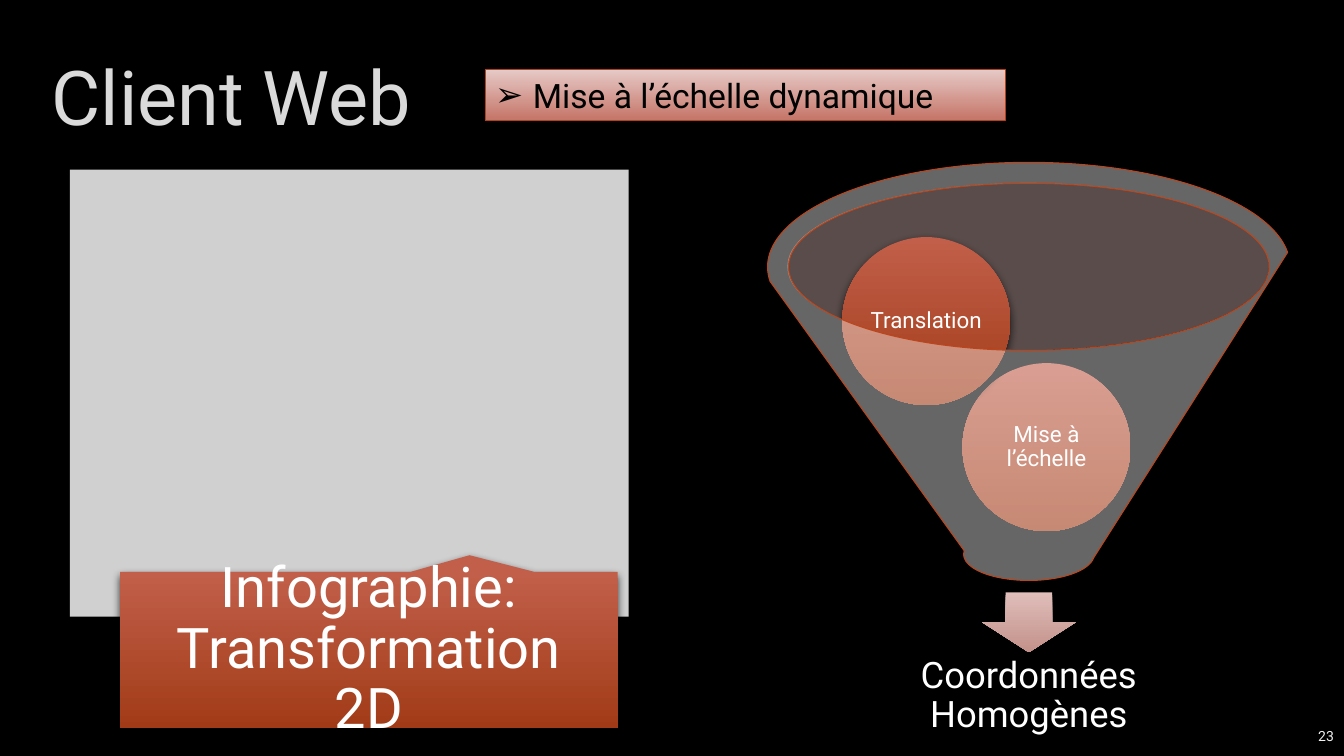
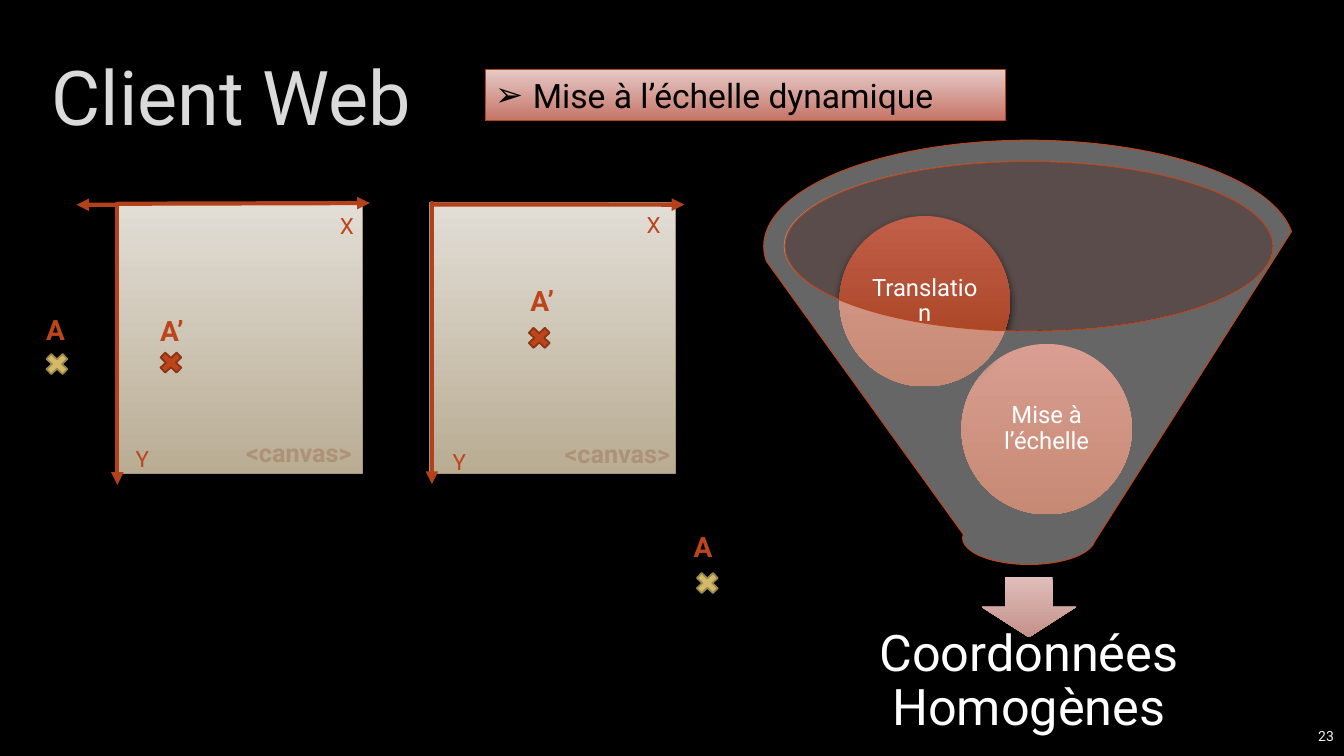
Before and after one commit to CyrilPy/BadMonkey, a slide deck: slide 23 of Gestion projet/Projet intégration robotique – IMERIR.pptx. Drawn at 1344x756 pixels with LibreOffice and Linux fonts; fonts in the diff are those of the drawing; grey boxes stand for pictures; background and template pictures are left out. Boxes give left, top, right and bottom in pixels: in the first picture for what was removed or moved away, otherwise in the second. Text is boxed around its words. In the diff, an @@ line names an element or a change of style, - is before the commit and + after.

```diff
--- a/Gestion projet/Projet intégration robotique – IMERIR.pptx
+++ b/Gestion projet/Projet intégration robotique – IMERIR.pptx
@@ funnel: place and size @@
-funnel at <box>768,162,1292,581</box>
+funnel at <box>764,140,1295,565</box>
@@ picture removed at <box>70,169,628,617</box> @@
@@ ellipse: place and size @@
-ellipse at <box>787,182,1269,350</box>
+ellipse at <box>784,161,1273,331</box>
@@ arrow added from (117, 205) to (77, 205), #B4421A 3 pt @@
@@ rectangle added at <box>117,203,363,473</box>, fill gradient #E3DFD6 to #B9AD94, outline #A59675 0.75 pt @@
@@ arrow added from (117, 204) to (370, 203), #B4421A 3 pt @@
@@ arrow added from (117, 204) to (117, 485), #B4421A 3 pt @@
@@ rectangle added at <box>430,203,676,473</box>, fill gradient #E3DFD6 to #B9AD94, outline #A59675 0.75 pt @@
@@ arrow added from (433, 205) to (685, 205), #B4421A 3 pt @@
@@ arrow added from (433, 203) to (433, 484), #B4421A 3 pt @@
@@ text added at <box>340,218,354,234</box>, 16 pt, text #BC451B @@
+X
@@ text added at <box>647,217,661,233</box>, 16 pt, text #BC451B @@
+X
@@ ellipse: place and size @@
-ellipse at <box>843,237,1011,405</box>
+ellipse at <box>840,216,1010,386</box>
@@ text "Translation" at <box>865,241,986,362</box>: size 16 to 17 pt @@
@@ text added at <box>530,290,554,311</box>, 20 pt, text #BC451B, bold @@
+A’
@@ text added at <box>46,320,65,340</box>, 20 pt, text #BC451B, bold @@
+A
@@ text added at <box>160,320,184,341</box>, 20 pt, text #BC451B, bold @@
+A’
@@ cross added at <box>524,324,556,353</box>, fill #BC451B, outline #8B3314 1.25 pt @@
@@ cross added at <box>41,350,73,379</box>, fill #D3BA68, outline #9C8A4D 1.25 pt @@
@@ cross added at <box>155,348,187,377</box>, fill #BC451B, outline #8B3314 1.25 pt @@
@@ 2 texts, 1 ellipse: place and size @@
-2 texts, 1 ellipse at <box>871,311,1131,531</box>
+2 texts, 1 ellipse at <box>865,241,1132,514</box>
@@ text "Mise à l’échelle" at <box>1004,405,1089,449</box>: size 16 to 17 pt @@
@@ text added at <box>236,433,379,473</box>, 18 pt, text #AD9277, bold @@
+<canvas>
@@ text added at <box>555,434,698,474</box>, 18 pt, text #AD9277, bold @@
+<canvas>
@@ text added at <box>136,451,149,467</box>, 16 pt, text #BC451B @@
+Y
@@ text added at <box>453,454,466,476</box>, 16 pt, text #BC451B @@
+Y
@@ text added at <box>694,537,713,557</box>, 20 pt, text #BC451B, bold @@
+A
@@ text removed at <box>177,556,561,742</box> @@
-Infographie: Transformation 2D
@@ cross added at <box>692,569,723,598</box>, fill #D3BA68, outline #9C8A4D 1.25 pt @@
@@ speech box removed at <box>120,572,617,728</box> @@
@@ down arrow: place and size @@
-down arrow at <box>982,593,1076,652</box>
+down arrow at <box>982,577,1077,637</box>
@@ text "Coordonnées Homogènes": place and size @@
-text "Coordonnées Homogènes" at <box>921,660,1137,735</box>
+text "Coordonnées Homogènes" at <box>879,624,1178,736</box>
@@ text "Coordonnées Homogènes" at <box>879,624,1178,736</box>: size 26 to 36 pt; more space between paragraphs @@
```
Also in this commit, not shown: 3 other slides changed, 1 slide added, 1 slide removed.
